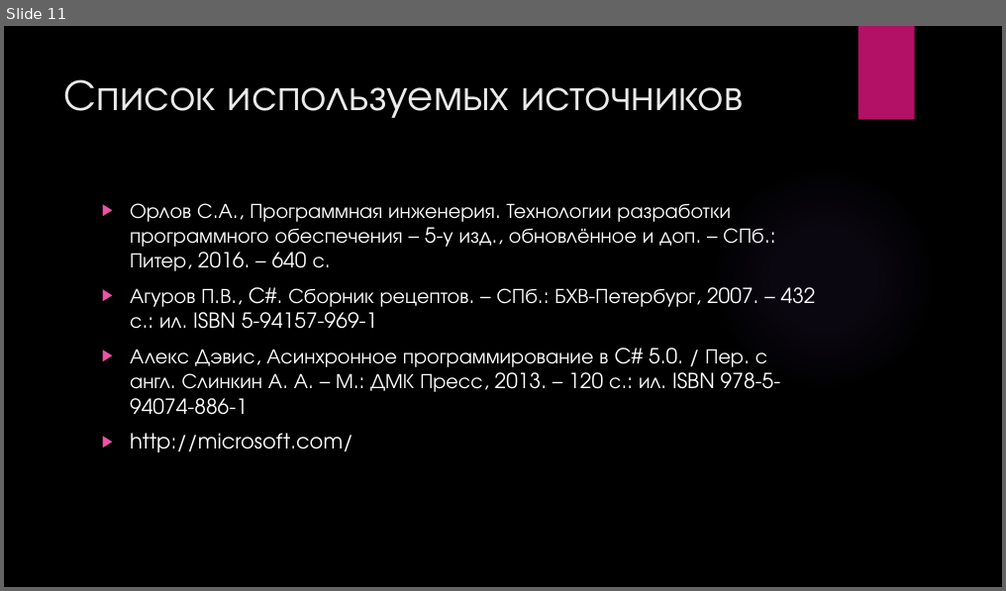
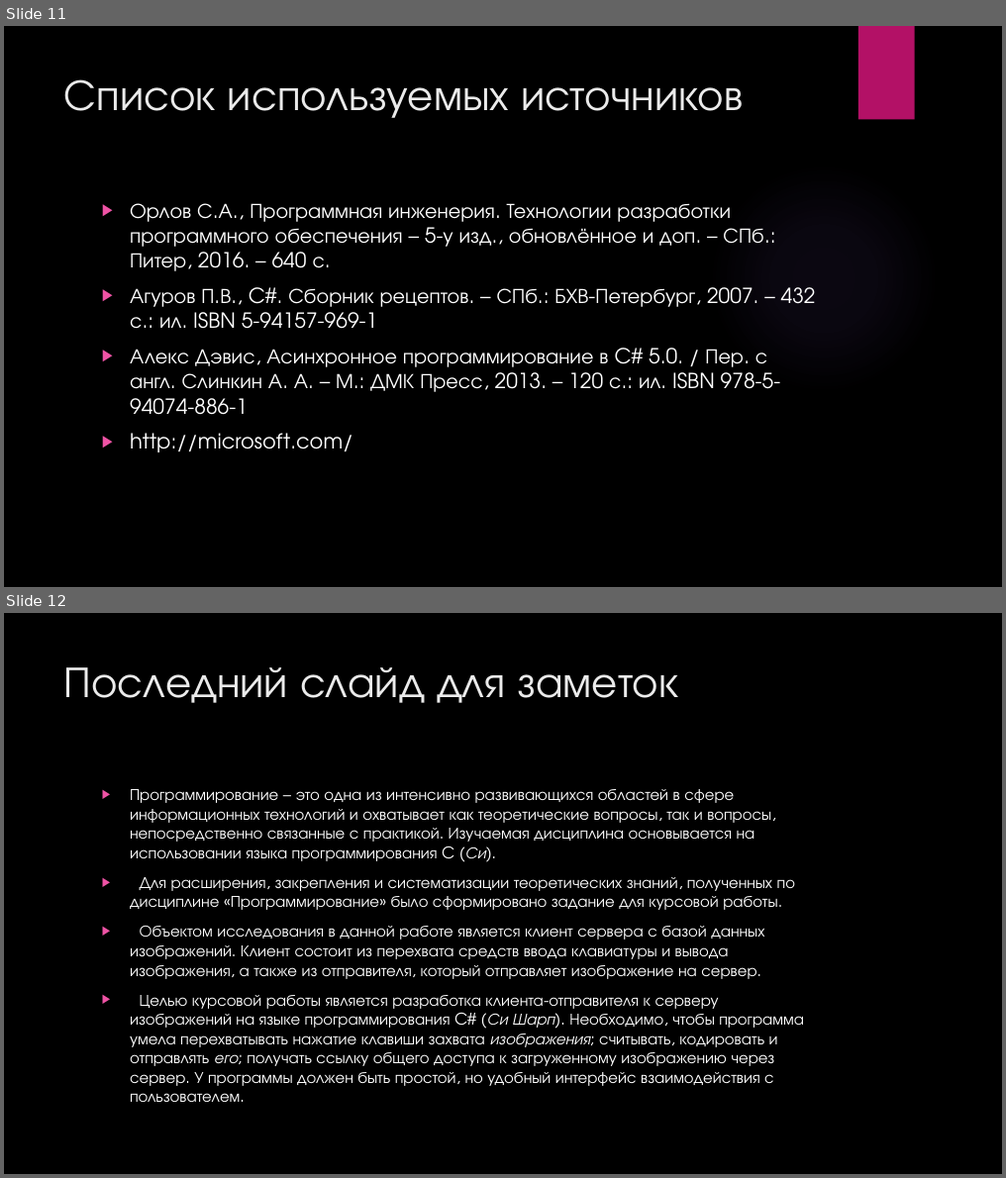
Before and after one commit to SGmuwa/ScrTilla, a slide deck: Отчёты/Клиент к хранилищу фотографий.pptx. Shown one above the other, each under a label of ours: slide 11 before the commit, slides 11 and 12 after it. The pictures are 1006x591 and 1006x1178 pixels, drawn with LibreOffice and Linux fonts; fonts in the diff are those of the drawing; background and template pictures are left out. Boxes give left, top, right and bottom in pixels: in the first picture for what was removed or moved away, otherwise in the second. Text is boxed around its words. In the diff, an @@ line names an element or a change of style, - is before the commit and + after.

```diff
--- a/Отчёты/Клиент к хранилищу фотографий.pptx
+++ b/Отчёты/Клиент к хранилищу фотографий.pptx
@@ slide 12 added at box(4, 613, 1002, 1174), background #000000 @@
@@ title added at box(64, 667, 679, 703), 42 pt, text #EBEBEB @@
+Последний слайд для заметок
@@ text added at box(130, 789, 804, 1102), 15.5 pt, text #FFFFFF @@
+▶ Программирование – это одна из интенсивно развивающихся областей в сфере информационных технологий и охватывает как теоретические вопросы, так и вопросы, непосредственно связанные с практикой. Изучаемая дисциплина основывается на использовании языка программирования C (Си).
+▶ Для расширения, закрепления и систематизации теоретических знаний, полученных по дисциплине «Программирование» было сформировано задание для курсовой работы.
+▶ Объектом исследования в данной работе является клиент сервера с базой данных изображений. Клиент состоит из перехвата средств ввода клавиатуры и вывода изображения, а также из отправителя, который отправляет изображение на сервер.
+▶ Целью курсовой работы является разработка клиента-отправителя к серверу изображений на языке программирования C# (Си Шарп). Необходимо, чтобы программа умела перехватывать нажатие клавиши захвата изображения; считывать, кодировать и отправлять его; получать ссылку общего доступа к загруженному изображению через сервер. У программы должен быть простой, но удобный интерфейс взаимодействия с пользователем.
```
Also in this commit, not shown: 1 slide changed, 1 other file.
